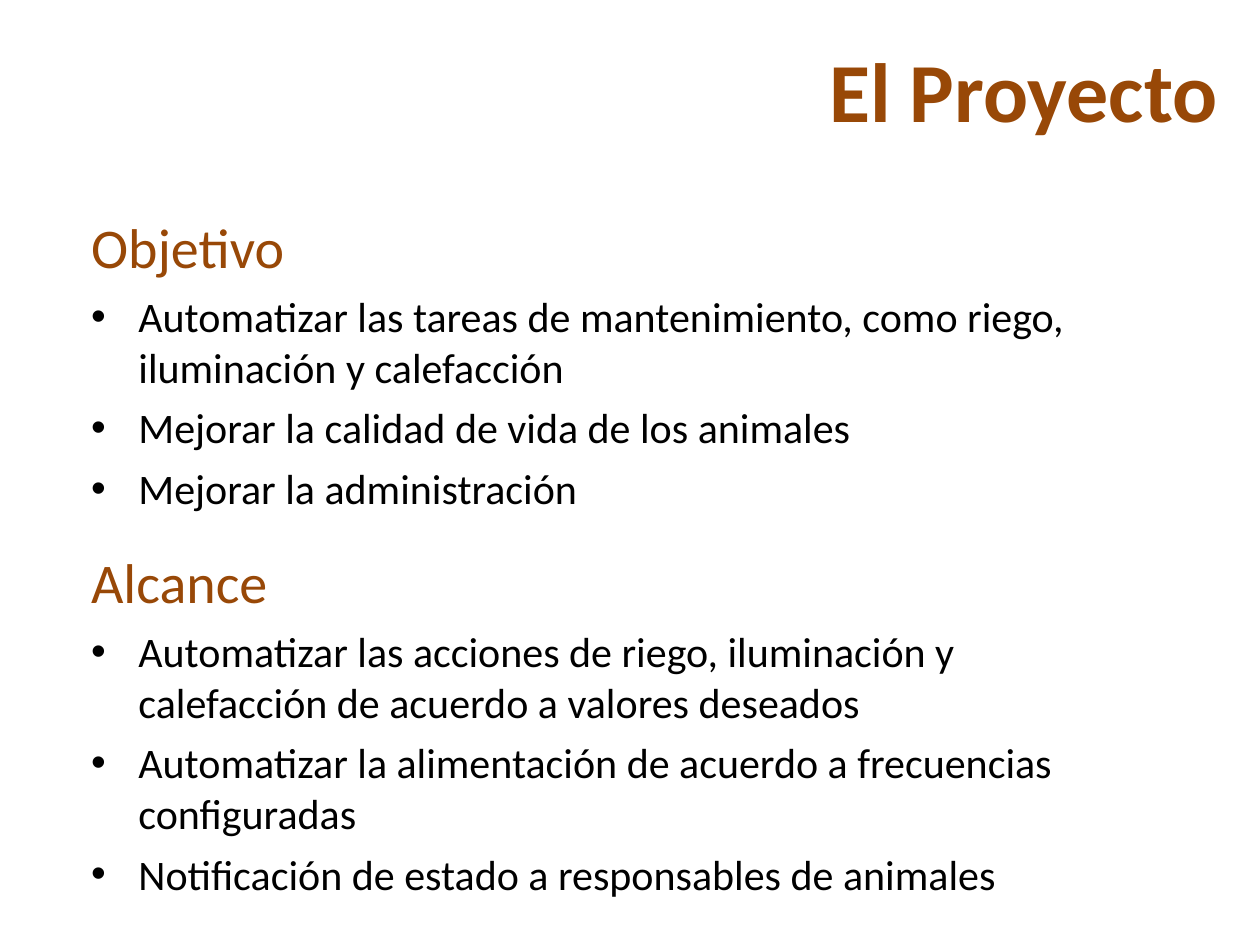
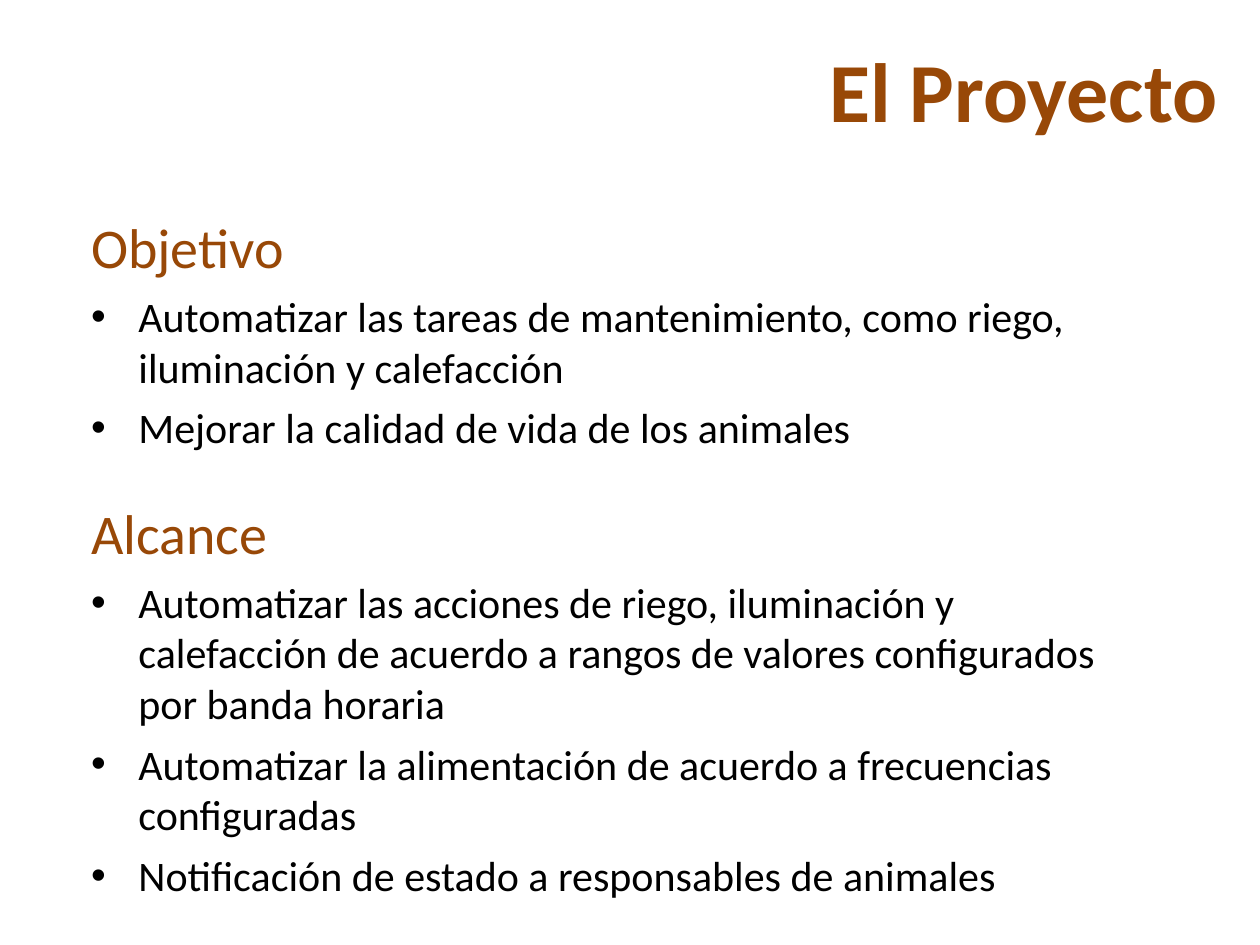
Before and after one commit to nicohen/taller-desarrollo-proyectos-i, a slide deck: slide 3 of Presentaciones/PresentacionDesarrollo.ppt. Drawn at 1260x945 pixels with LibreOffice and Linux fonts; fonts in the diff are those of the drawing; background and template pictures are left out. Boxes give left, top, right and bottom in pixels: in the first picture for what was removed or moved away, otherwise in the second. Text is boxed around its words. In the diff, an @@ line names an element or a change of style, - is before the commit and + after.

```diff
--- a/Presentaciones/PresentacionDesarrollo.ppt
+++ b/Presentaciones/PresentacionDesarrollo.ppt
@@ text at <box>138,474,577,512</box>: paragraph removed @@
-• Mejorar la administración
@@ text "Alcance": place and size @@
-text "Alcance" at <box>91,564,1051,897</box>
+text "Alcance" at <box>91,515,1095,898</box>
@@ text at <box>138,588,1095,726</box>: text changed @@
-• Automatizar las acciones de riego, iluminación y calefacción de acuerdo a valores deseados
+• Automatizar las acciones de riego, iluminación y calefacción de acuerdo a rangos de valores configurados por banda horaria
```
Also in this commit, not shown: 1 other slide changed, 8 slides added, 2 slides removed.
